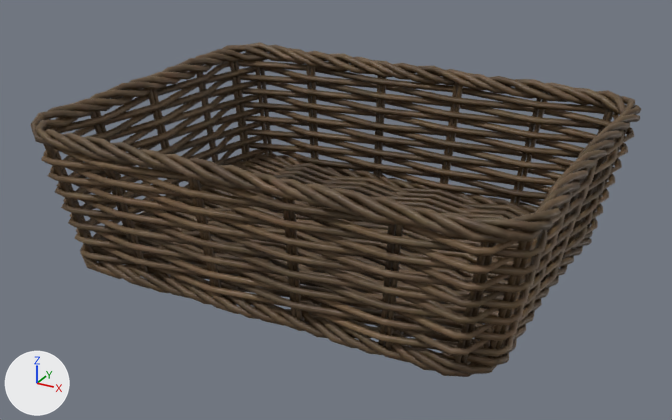
An edit to the glTF model public/models/set/wicker_basket_01.glb, drawn before and after from the same camera.
Before and after are seen from a 50 mm lens placed at (0.313, -0.58, 0.323), pointed at (-0.001, -0.01, 0.037). Every picture has the same lights, and +X, +Y and +Z are marked at lower left. The older version comes first. Where no turn or scale is listed for an object, it has been applied to the vertices. Vertices at exactly the same position are counted once.

Script lines for the objects in view, before the commit:
```python
mat_wicker_basket_01 = bpy.data.materials.new('wicker_basket_01')
mat_wicker_basket_01.use_nodes = True; mat_wicker_basket_01.node_tree.nodes.clear()
_N = mat_wicker_basket_01.node_tree.nodes; _L = mat_wicker_basket_01.node_tree.links
n0 = _N.new('ShaderNodeBsdfPrincipled'); n0.name = 'Principled BSDF'
n1 = _N.new('ShaderNodeOutputMaterial'); n1.name = 'Material Output'
n2 = _N.new('ShaderNodeTexImage'); n2.name = 'Image Texture'
n2.image = img_wicker_basket_01_diff
n3 = _N.new('ShaderNodeSeparateColor'); n3.name = 'Separate Color'
n4 = _N.new('ShaderNodeTexImage'); n4.name = 'Image Texture.001'
n4.image = img_wicker_basket_01_rough
n5 = _N.new('ShaderNodeNormalMap'); n5.name = 'Normal Map'
n5.uv_map = 'UVMap'
n6 = _N.new('ShaderNodeTexImage'); n6.name = 'Image Texture.002'
n6.image = img_wicker_basket_01_nor_gl
_L.new(n0.outputs[0], n1.inputs[0])  # 'BSDF' to 'Surface'
_L.new(n2.outputs[0], n0.inputs[0])  # 'Color' to 'Base Color'
_L.new(n3.outputs[2], n0.inputs[1])  # 'Blue' to 'Metallic'
_L.new(n3.outputs[1], n0.inputs[2])  # 'Green' to 'Roughness'
_L.new(n4.outputs[0], n3.inputs[0])  # 'Color' to 'Color'
_L.new(n5.outputs[0], n0.inputs[5])  # 'Normal' to 'Normal'
_L.new(n6.outputs[0], n5.inputs[1])  # 'Color' to 'Color'
me_vert_001 = bpy.data.meshes.new('Vert.001')
me_vert_001.from_pydata(...)  # 9783 vertices, 19338 faces; spans x -0.192..0.192, y -0.148..0.148, z -0.059..0.059
me_vert_001.materials.append(mat_wicker_basket_01)
ob_wicker_basket_01 = bpy.data.objects.new('wicker_basket_01', me_vert_001)
ob_wicker_basket_01.location = (-0.0003, 0.0004, 0.0578)
```
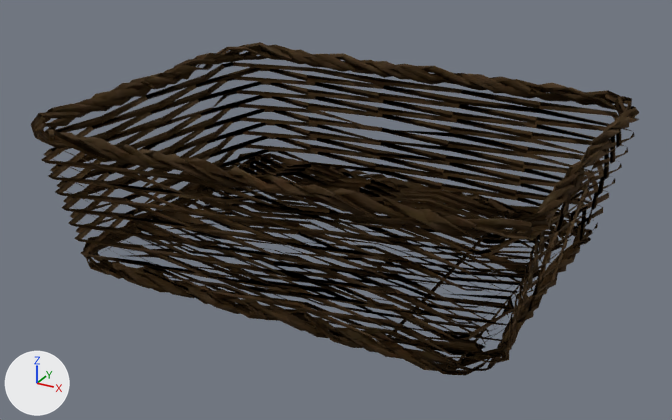
Where the newer file only moved an object's origin or applied its transform, the numbers keep the older frame.

Boxes (x1, y1, x2, y2) around the edits, measured in the pictures (672 x 420 px):
'wicker_basket_01', surface changed, reshaped
    before: (31, 42, 641, 377)
    after: (31, 42, 640, 376)
part 1 of me_vert_001, deleted (mostly hidden)
    before: (44, 54, 627, 363)
part 2 of me_vert_001, cut back
    before: (31, 42, 641, 377)
    after: (471, 357, 508, 364)

The change, as a diff of the scene's bpy script:
```diff
--- a/public/models/set/wicker_basket_01.glb.py
+++ b/public/models/set/wicker_basket_01.glb.py
@@ mat_wicker_basket_01 @@
 n0 = _N.new('ShaderNodeBsdfPrincipled'); n0.name = 'Principled BSDF'
+n0.inputs[1].default_value = 1.0  # 'Metallic'
+n0.inputs[2].default_value = 1.0  # 'Roughness'
 n1 = _N.new('ShaderNodeOutputMaterial'); n1.name = 'Material Output'
@@ mat_wicker_basket_01 @@
 n2.image = img_wicker_basket_01_diff
-n3 = _N.new('ShaderNodeSeparateColor'); n3.name = 'Separate Color'
-n4 = _N.new('ShaderNodeTexImage'); n4.name = 'Image Texture.001'
-n4.image = img_wicker_basket_01_rough
 n5 = _N.new('ShaderNodeNormalMap'); n5.name = 'Normal Map'
 n5.uv_map = 'UVMap'
-n6 = _N.new('ShaderNodeTexImage'); n6.name = 'Image Texture.002'
-n6.image = img_wicker_basket_01_nor_gl
+n4 = _N.new('ShaderNodeTexImage'); n4.name = 'Image Texture.001'
+n4.image = img_wicker_basket_01_nor_gl
 _L.new(n0.outputs[0], n1.inputs[0])  # 'BSDF' to 'Surface'
 _L.new(n2.outputs[0], n0.inputs[0])  # 'Color' to 'Base Color'
-_L.new(n3.outputs[2], n0.inputs[1])  # 'Blue' to 'Metallic'
-_L.new(n3.outputs[1], n0.inputs[2])  # 'Green' to 'Roughness'
-_L.new(n4.outputs[0], n3.inputs[0])  # 'Color' to 'Color'
 _L.new(n5.outputs[0], n0.inputs[5])  # 'Normal' to 'Normal'
-_L.new(n6.outputs[0], n5.inputs[1])  # 'Color' to 'Color'
+_L.new(n4.outputs[0], n5.inputs[1])  # 'Color' to 'Color'
@@ me_vert_001 @@
 # used by ob_wicker_basket_01; location = (-0.0003, 0.0004, 0.0578)
-me_vert_001.from_pydata(...)  # 9783 vertices, 19338 faces; spans x -0.192..0.192, y -0.148..0.148, z -0.059..0.059
+me_vert_001.from_pydata(...)  # 2052 vertices, 3492 faces; spans x -0.191..0.192, y -0.148..0.146, z -0.059..0.059
+# me_vert_001 part 1: 48 loose pieces with 480 vertices, spanning x -0.185..0.185, y -0.14..0.14, z -0.051..0.051, are deleted
+# me_vert_001 part 2: 2 vertices moved within x -0.105..0.161, y -0.11..0.121, z -0.052..-0.049; 7251 vertices removed from x -0.192..0.192, y -0.146..0.148, z -0.059..0.059
 me_vert_001.materials.append(mat_wicker_basket_01)
```
